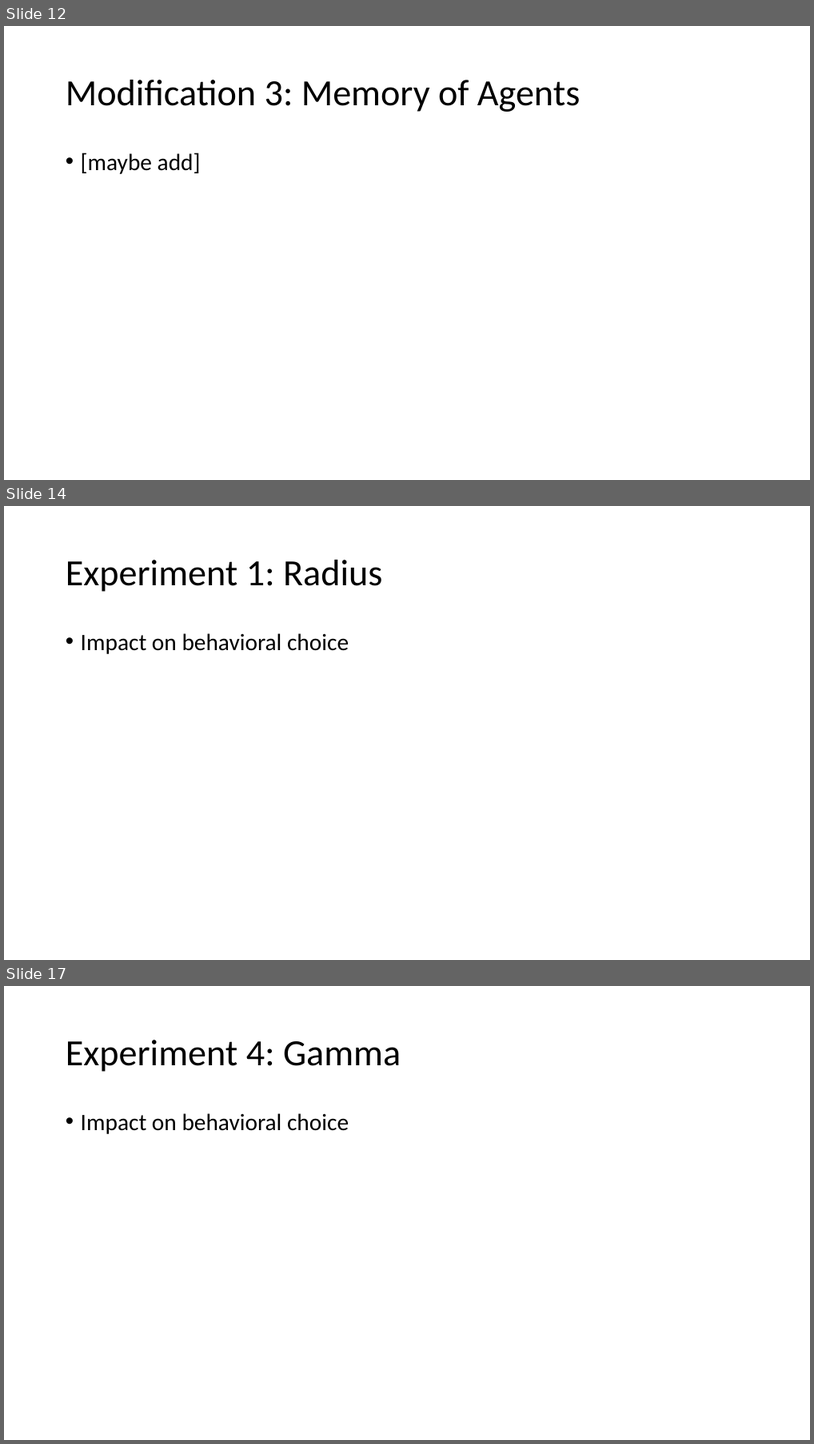
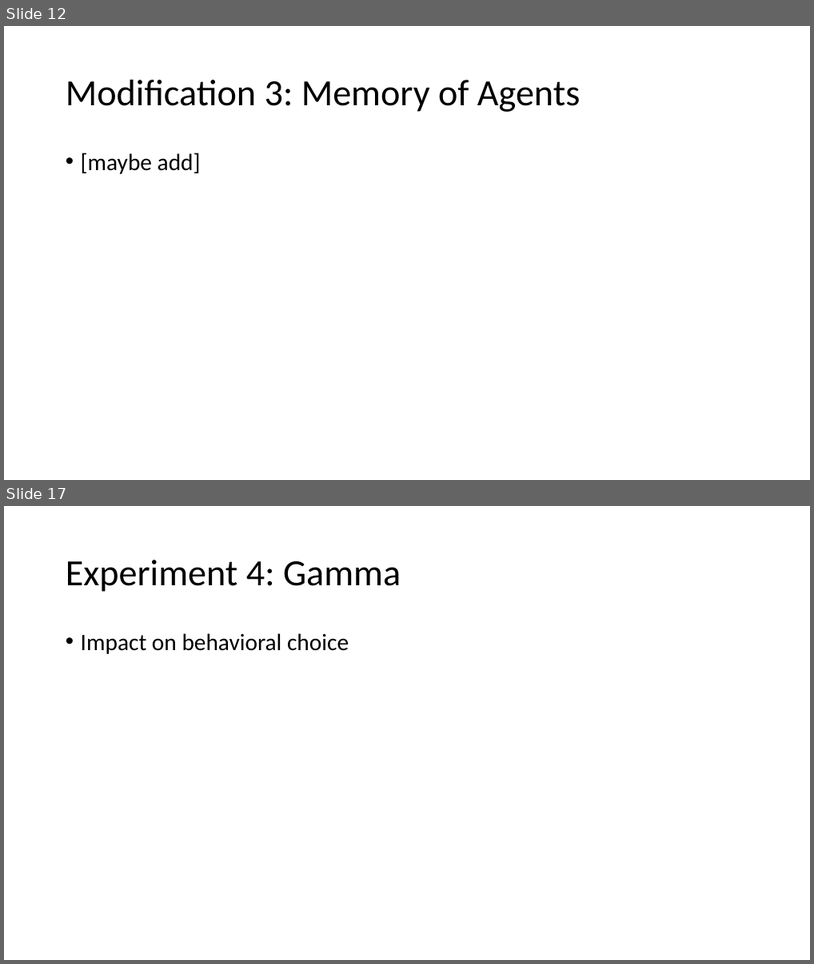
Before and after one commit to ruiqing369/Lakeland, a slide deck: Lakeland Presentation.pptx. Shown one above the other, each under a label of ours: slides 12, 14 and 17 before the commit, slides 12 and 17 after it; the slides between them are not shown. The pictures are 814x1444 and 814x964 pixels, drawn with LibreOffice and Linux fonts; fonts in the diff are those of the drawing. Boxes give left, top, right and bottom in pixels: in the first picture for what was removed or moved away, otherwise in the second. Text is boxed around its words. In the diff, an @@ line names an element or a change of style, - is before the commit and + after.

```diff
--- a/Lakeland Presentation.pptx
+++ b/Lakeland Presentation.pptx
@@ slide 14 removed at bbox=[4, 506, 810, 960], background #FFFFFF @@
@@ title removed at bbox=[66, 560, 382, 592] @@
-Experiment 1: Radius
@@ text removed at bbox=[81, 633, 349, 654] @@
-• Impact on behavioral choice
```
Also in this commit, not shown: 2 slides changed, 2 slides added, 1 other slide removed.
